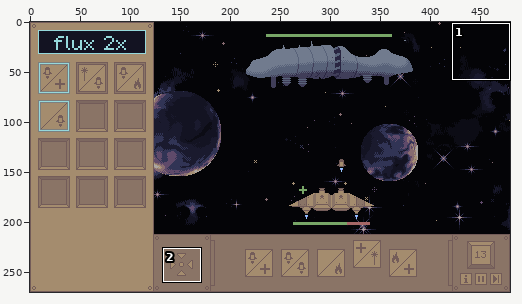
Pixel-art file -- assets/mockup/screen.aseprite. Above, an overview of the earlier version with the close-up marked.
Close-up. As it was:
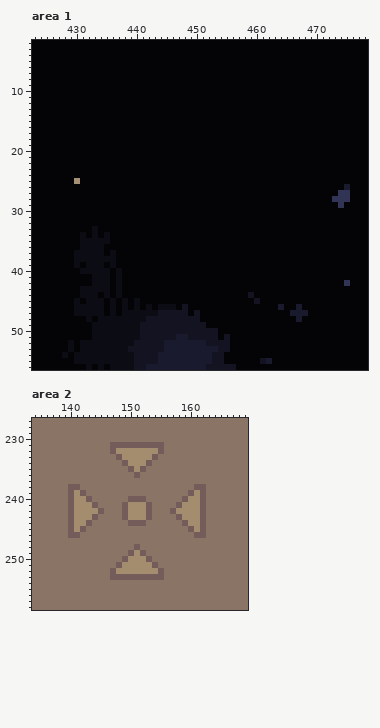
480x270 pixels, 1 frame. Colours within 5 levels of each other are drawn and written as one. Shown: area 1: x 423..478, y 2..56; area 2: x 134..169, y 227..258.
The result:
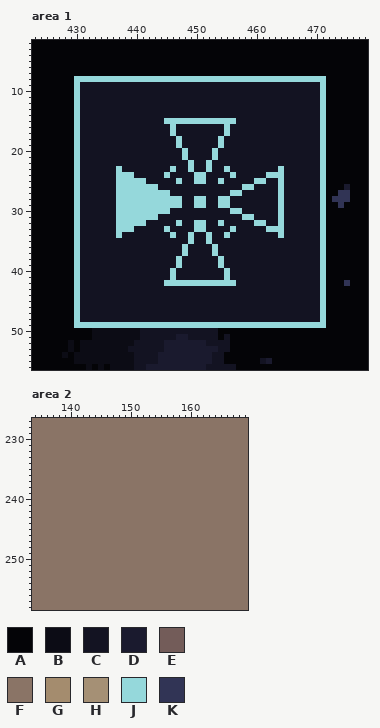
Palette (. is transparent): A #040407  B #0c0c15  C #131322  D #1a1a2e  E #735c59  F #8a7466  G #a48c6e  H #a59075  J #95d8db  K #313455
Change:
Changed rows in their new state; - is an unchanged pixel.
Area 1, layer "HUD content":
first column x 430:
 8 JJJJJJJJJJJJJJJJJJJJJJJJJJJJJJJJJJJJJJJJJJ
 9 JCCCCCCCCCCCCCCCCCCCCCCCCCCCCCCCCCCCCCCCCJ
10 JCCCCCCCCCCCCCCCCCCCCCCCCCCCCCCCCCCCCCCCCJ
11 JCCCCCCCCCCCCCCCCCCCCCCCCCCCCCCCCCCCCCCCCJ
12 JCCCCCCCCCCCCCCCCCCCCCCCCCCCCCCCCCCCCCCCCJ
13 JCCCCCCCCCCCCCCCCCCCCCCCCCCCCCCCCCCCCCCCCJ
14 JCCCCCCCCCCCCCCCCCCCCCCCCCCCCCCCCCCCCCCCCJ
15 JCCCCCCCCCCCCCCJJJJJJJJJJJJCCCCCCCCCCCCCCJ
16 JCCCCCCCCCCCCCCCJCCCCCCCCJCCCCCCCCCCCCCCCJ
17 JCCCCCCCCCCCCCCCJCCCCCCCCJCCCCCCCCCCCCCCCJ
18 JCCCCCCCCCCCCCCCCJCCCCCCJCCCCCCCCCCCCCCCCJ
19 JCCCCCCCCCCCCCCCCJCCCCCCJCCCCCCCCCCCCCCCCJ
20 JCCCCCCCCCCCCCCCCCJCCCCJCCCCCCCCCCCCCCCCCJ
21 JCCCCCCCCCCCCCCCCCJCCCCJCCCCCCCCCCCCCCCCCJ
22 JCCCCCCCCCCCCCCCCCCJCCJCCCCCCCCCCCCCCCCCCJ
23 JCCCCCCJCCCCCCCCJCCJCCJCCJCCCCCCCCJCCCCCCJ
24 JCCCCCCJJJCCCCCJCCCCJJCCCCJCCCCCJJJCCCCCCJ
25 JCCCCCCJJJJJCCCCCJCCJJCCJCCCCCJJCCJCCCCCCJ
26 JCCCCCCJJJJJJJCCCCCCCCCCCCCCJJCCCCJCCCCCCJ
27 JCCCCCCJJJJJJJJJCCCCCCCCCCJJCCCCCCJCCCCCCJ
28 JCCCCCCJJJJJJJJJJJCCJJCCJJCCCCCCCCJCCCCCCJ
29 JCCCCCCJJJJJJJJJJJCCJJCCJJCCCCCCCCJCCCCCCJ
30 JCCCCCCJJJJJJJJJCCCCCCCCCCJJCCCCCCJCCCCCCJ
31 JCCCCCCJJJJJJJCCCCCCCCCCCCCCJJCCCCJCCCCCCJ
32 JCCCCCCJJJJJCCCCCJCCJJCCJCCCCCJJCCJCCCCCCJ
33 JCCCCCCJJJCCCCCJCCCCJJCCCCJCCCCCJJJCCCCCCJ
34 JCCCCCCJCCCCCCCCJCCJCCJCCJCCCCCCCCJCCCCCCJ
35 JCCCCCCCCCCCCCCCCCCJCCJCCCCCCCCCCCCCCCCCCJ
36 JCCCCCCCCCCCCCCCCCJCCCCJCCCCCCCCCCCCCCCCCJ
37 JCCCCCCCCCCCCCCCCCJCCCCJCCCCCCCCCCCCCCCCCJ
38 JCCCCCCCCCCCCCCCCJCCCCCCJCCCCCCCCCCCCCCCCJ
39 JCCCCCCCCCCCCCCCCJCCCCCCJCCCCCCCCCCCCCCCCJ
40 JCCCCCCCCCCCCCCCJCCCCCCCCJCCCCCCCCCCCCCCCJ
41 JCCCCCCCCCCCCCCCJCCCCCCCCJCCCCCCCCCCCCCCCJ
42 JCCCCCCCCCCCCCCJJJJJJJJJJJJCCCCCCCCCCCCCCJ
43 JCCCCCCCCCCCCCCCCCCCCCCCCCCCCCCCCCCCCCCCCJ
44 JCCCCCCCCCCCCCCCCCCCCCCCCCCCC-CCCCCCCCCCCJ
45 JCCCCCCCCCCCCCCCCCCCCCCCCCCCCC-CCCCCCCCCCJ
46 JCCCCCCCCCCCCCCCCC-CCCCCCCCCCCCCCCCCCCCCCJ
47 JCCCCCCCCCCCCC-----C-CCCCCCCCCCCCCCCCCCCCJ
48 JCCCCCCCCCCC---------CCCCCCCCCCCCCCCCCCCCJ
49 JJJJJJJJJJJJJJJJJJJJJJJJJJJJJJJJJJJJJJJJJJ
Area 2, layer "HUD content":
first column x 140:
231 -------FFFFFFFFF-------
232 -------FFFFFFFFF-------
233 --------FFFFFFF--------
234 ---------FFFFF---------
235 ----------FFF----------
236 -----------F-----------
238 FF-------------------FF
239 FFF-----------------FFF
240 FFFF------FFF------FFFF
241 FFFFF----FFFFF----FFFFF
242 FFFFFF---FFFFF---FFFFFF
243 FFFFF----FFFFF----FFFFF
244 FFFF------FFF------FFFF
245 FFF-----------------FFF
246 FF-------------------FF
248 -----------F-----------
249 ----------FFF----------
250 ---------FFFFF---------
251 --------FFFFFFF--------
252 -------FFFFFFFFF-------
253 -------FFFFFFFFF-------
Changed places in both close-ups, as pixel boxes (x1, y1, x2, y2):
changed: (74, 76, 326, 328)
changed: (110, 442, 206, 538)
changed: (68, 484, 104, 538)
changed: (110, 544, 164, 580)
